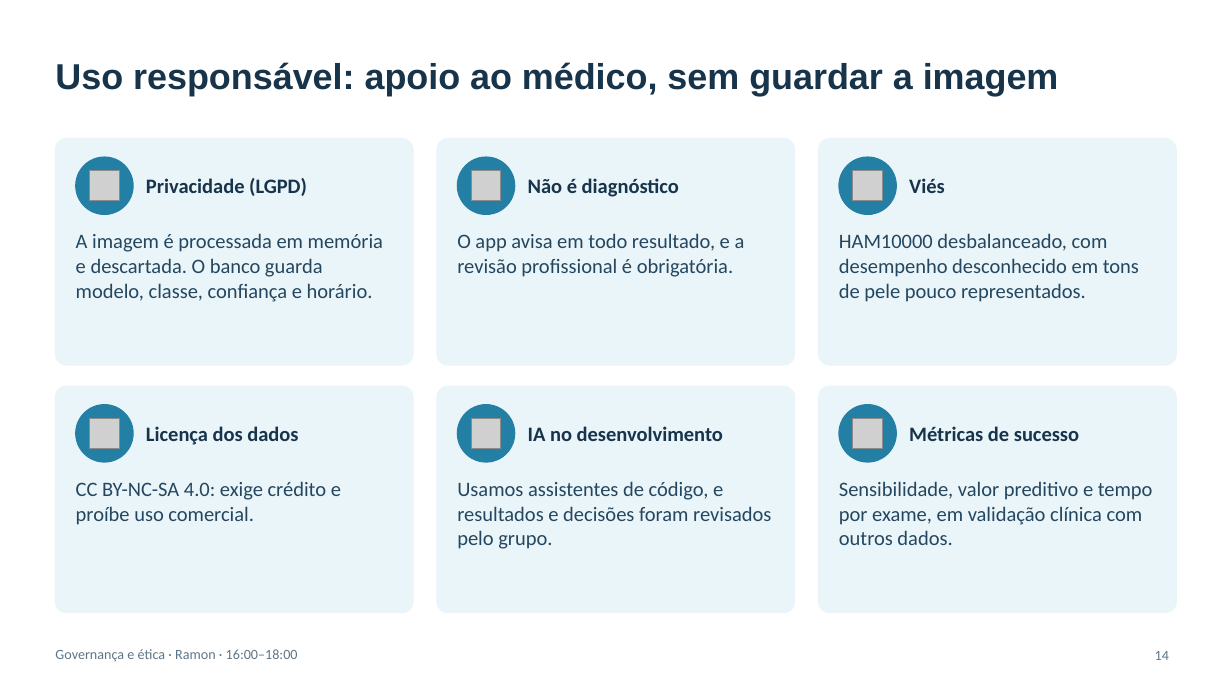
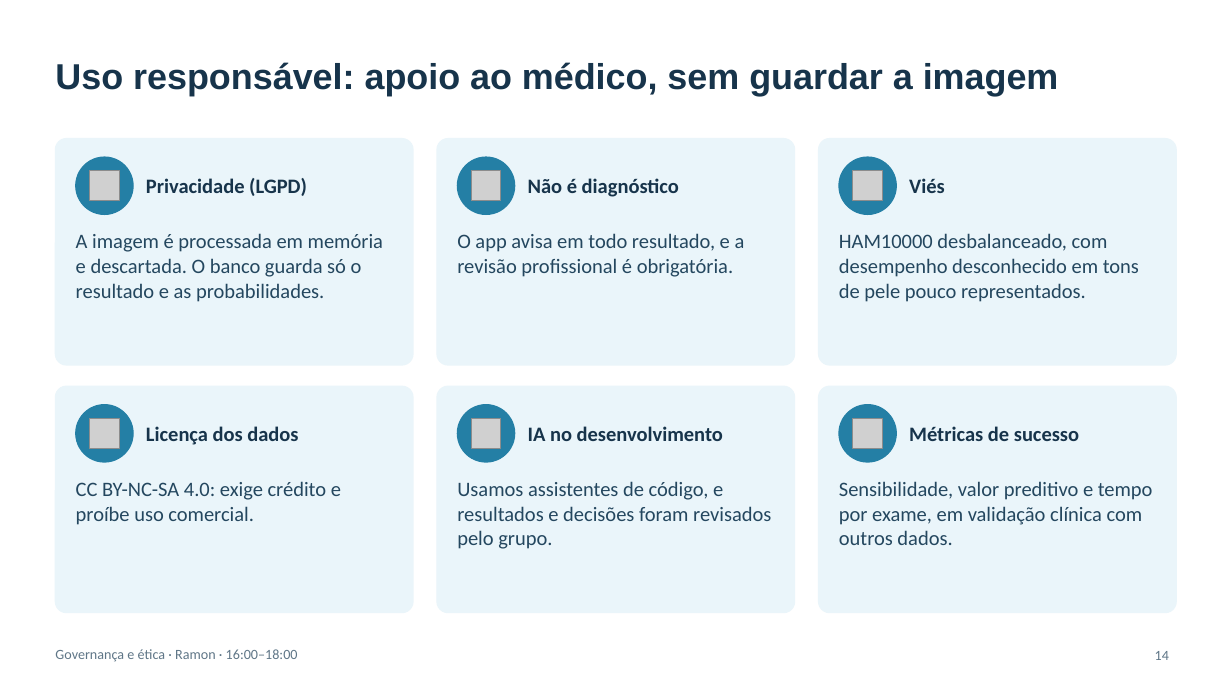
Before and after one commit to joaopgf/PixoraMed, a slide deck: slide 14 of docs/PixoraMed_final_presentation.pptx. Drawn at 1232x693 pixels with LibreOffice and Linux fonts; fonts in the diff are those of the drawing; grey boxes stand for pictures; background and template pictures are left out. Boxes give left, top, right and bottom in pixels: in the first picture for what was removed or moved away, otherwise in the second. Text is boxed around its words. In the diff, an @@ line names an element or a change of style, - is before the commit and + after.

```diff
--- a/docs/PixoraMed_final_presentation.pptx
+++ b/docs/PixoraMed_final_presentation.pptx
@@ text at bbox=[76, 233, 383, 302]: text changed @@
-A imagem é processada em memória e descartada. O banco guarda modelo, classe, confiança e horário.
+A imagem é processada em memória e descartada. O banco guarda só o resultado e as probabilidades.
```
Also in this commit, not shown: 1 other slide changed, 4 other files.
